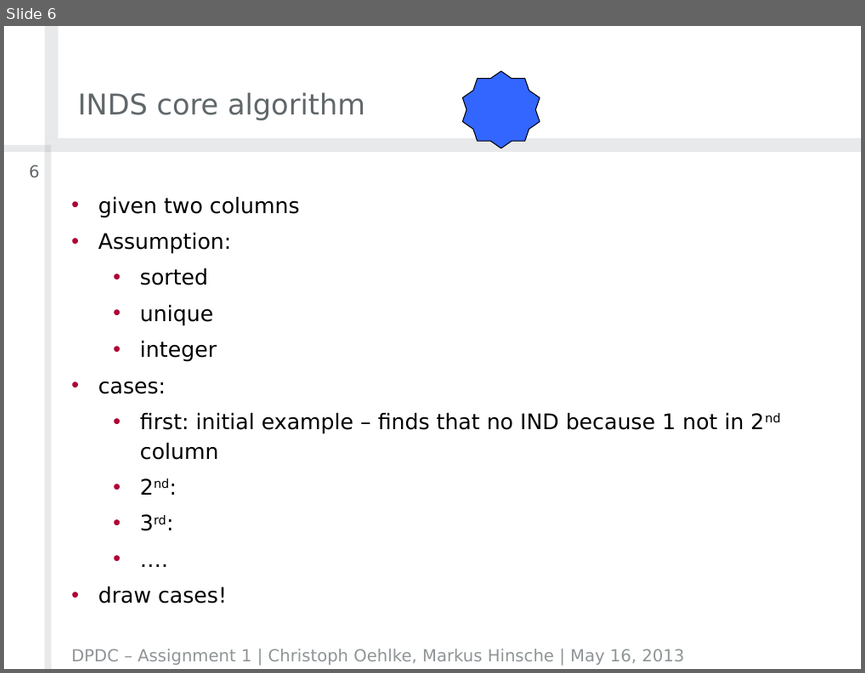
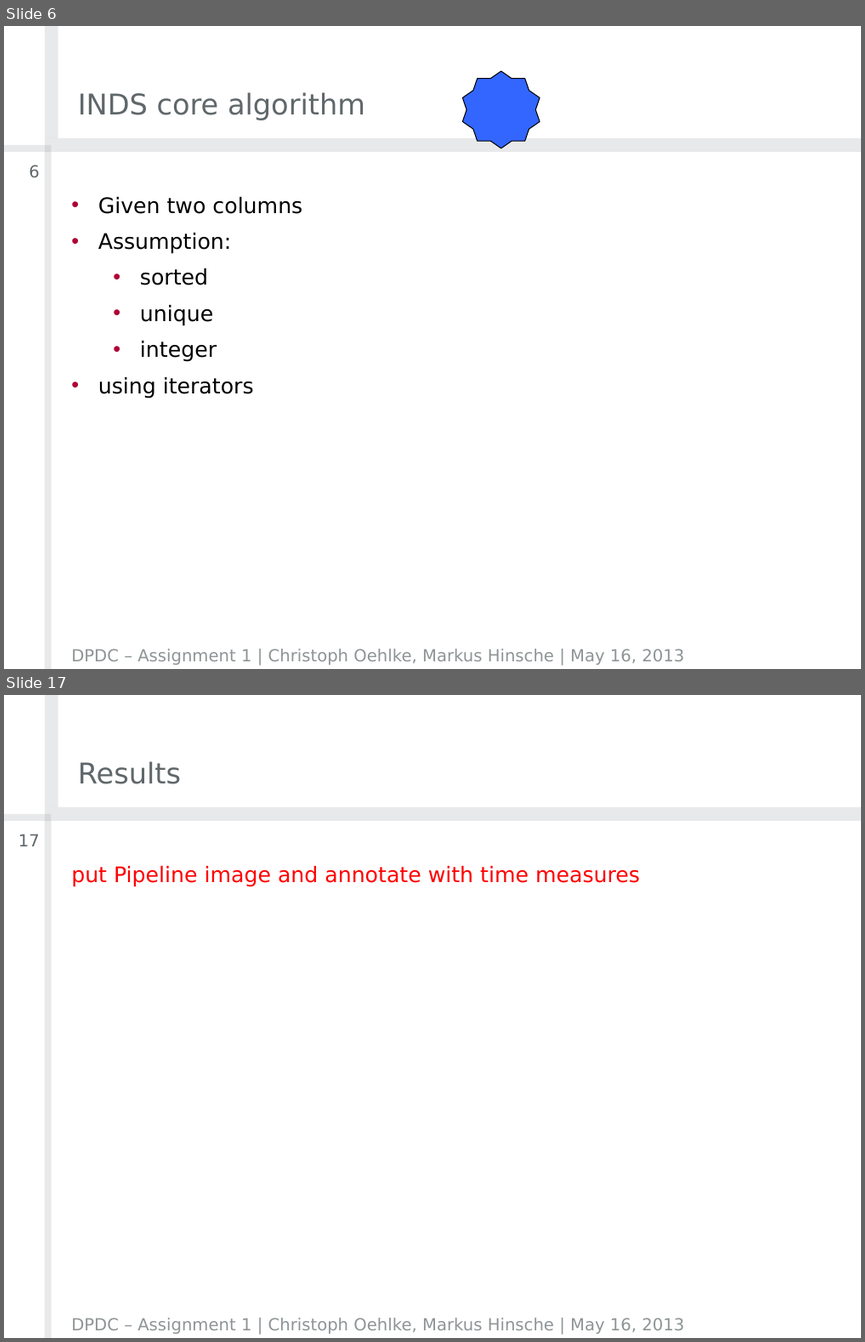
Before and after one commit to crizzy/dpdc-exercises, a slide deck: exercise2/DPDCAssignment2Group01.pptx. Shown one above the other, each under a label of ours: slide 6 before the commit, slides 6 and 17 after it; the slides between them are not shown. The pictures are 865x673 and 865x1342 pixels, drawn with LibreOffice and Linux fonts; fonts in the diff are those of the drawing; background and template pictures are left out. Boxes give left, top, right and bottom in pixels: in the first picture for what was removed or moved away, otherwise in the second. Text is boxed around its words. In the diff, an @@ line names an element or a change of style, - is before the commit and + after.

Commit message:
work on Markus' part of presentation

```diff
--- a/exercise2/DPDCAssignment2Group01.pptx
+++ b/exercise2/DPDCAssignment2Group01.pptx
@@ slide 17 added at [4, 695, 861, 1338], background #FFFFFF; not listed: 4 template elements that a slide beside it also shows @@
@@ title added at [78, 761, 181, 784], 24 pt, text #60676A @@
+Results
@@ page number added at [18, 834, 40, 846], 14 pt, text #60676A @@
+17
@@ text added at [71, 866, 640, 887], 18 pt, text #FF0000 @@
+put Pipeline image and annotate with time measures
@@ text added at [71, 1317, 684, 1333], 14 pt, text #8E9496 @@
+DPDC – Assignment 1 | Christoph Oehlke, Markus Hinsche | May 16, 2013
@@ slide 6 changed as well @@
@@ text at [98, 197, 302, 214]: text changed @@
-• given two columns
+• Given two columns
@@ text at [98, 377, 254, 398]: text changed @@
-• cases:
-  • first: initial example – finds that no IND because 1 not in 2nd column
-  • 2nd:
-  • 3rd:
-  • ….
-• draw cases!
+• using iterators
```
Also in this commit, not shown: 4 other slides changed, 10 other slides added.
